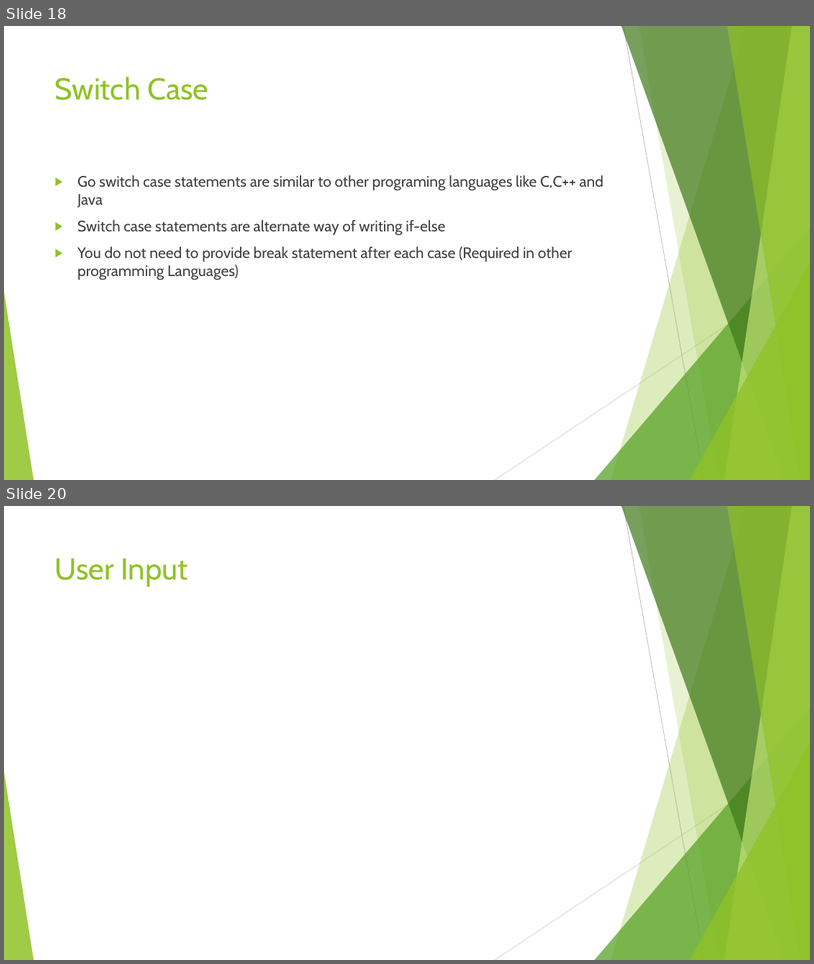
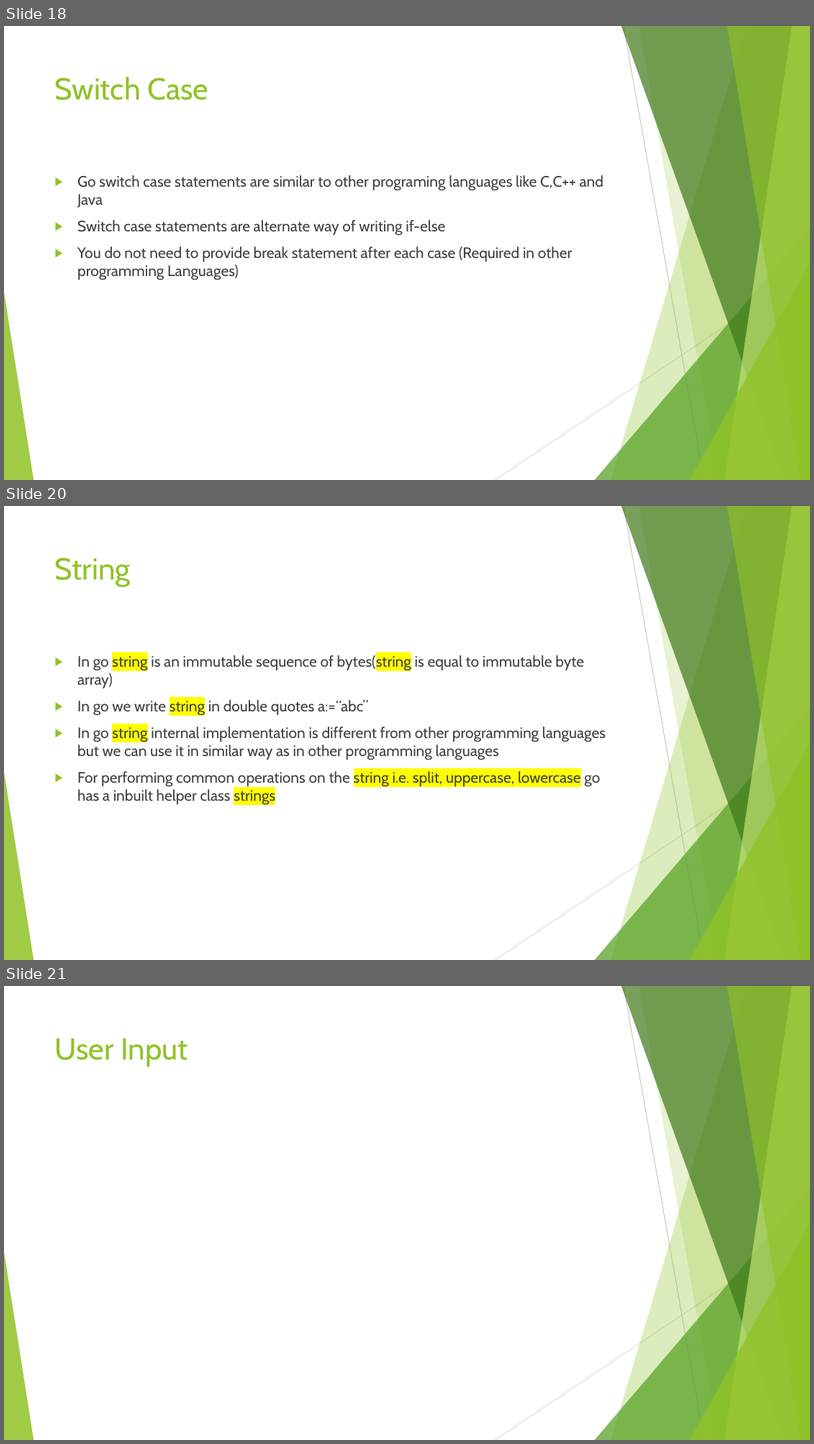
Before and after one commit to vivekdubeydeveloper/goquickstart, a slide deck: goquickstart.pptx. Shown one above the other, each under a label of ours: slides 18 and 20 before the commit, slides 18, 20 and 21 after it; the slides between them are not shown. The pictures are 814x964 and 814x1444 pixels, drawn with LibreOffice and Linux fonts; fonts in the diff are those of the drawing. Boxes give left, top, right and bottom in pixels: in the first picture for what was removed or moved away, otherwise in the second. Text is boxed around its words. In the diff, an @@ line names an element or a change of style, - is before the commit and + after.

```diff
--- a/goquickstart.pptx
+++ b/goquickstart.pptx
@@ slide 20 added at (4,506,810,960), background #FFFFFF; not listed: 10 template elements that a slide beside it also shows @@
@@ title added at (55,558,131,587), 36 pt, text #90C226 @@
+String
@@ text added at (77,654,606,806), 18 pt, text #404040 @@
+▶ In go string is an immutable sequence of bytes(string is equal to immutable byte array)
+▶ In go we write string in double quotes a:=“abc”
+▶ In go string internal implementation is different from other programming languages but we can use it in similar way as in other programming languages
+▶ For performing common operations on the string i.e. split, uppercase, lowercase go has a inbuilt helper class strings
@@ what was slide 20 is now slide 21 @@
```
Also in this commit, not shown: 1 slide changed, 3 other files.
